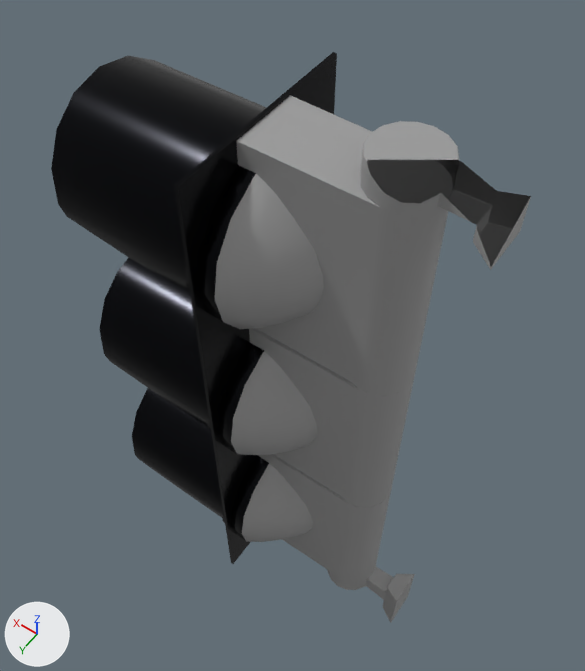
The glTF model GLBFiles/Ampeln/Fussgaengerampel_rot_gruen_Signal_Mast.glb: old version first, new version second.
The view is the same before and after, from a camera (50 mm lens) standing at (-0.144, 0.505, 0.896) and looking at (0.248, -0.044, 0.034). Every picture has the same lights, and +X, +Y and +Z are marked at lower left. The picture after the commit comes second. Everything nearer to the camera than a plane just in front of the edit is cut away. Where no turn or scale is listed for an object, it has been applied to the vertices. Vertices at exactly the same position are counted once.

In view in the first picture: 'BezierCurve.018', 'BezierCurve.019', 'BezierCurve.020', 'Blende.001', 'Blende.002', 'Cube', 'Cube.001', 'Cube.002', 'Masthalterung', 'Sonnenblende', 'Sonnenblende.001', 'Sonnenblende.002' and 2 more.
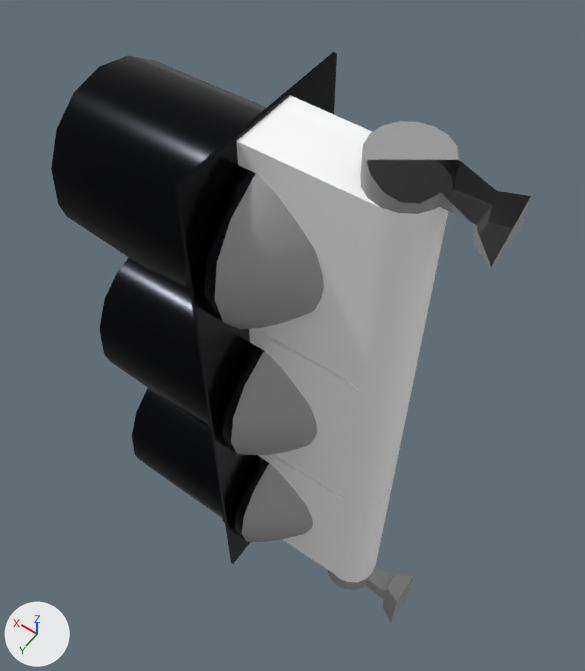
Where the change shows, as pixel boxes [x1, y1, x2, y2] in the pictures (585 x 671 px; the box of a moved part takes in the faces that stretch with it):
part 1 of me_cube_001, moved or reshaped
    both: [237, 95, 382, 582]
part 2 of me_cube_001, recoloured (grey to white)
    both: [236, 141, 448, 582]

Diff of the bpy script that builds the scene:
```diff
--- a/GLBFiles/Ampeln/Fussgaengerampel_rot_gruen_Signal_Mast.glb.py
+++ b/GLBFiles/Ampeln/Fussgaengerampel_rot_gruen_Signal_Mast.glb.py
@@ mat_grau_001 @@
+mat_grau_001 = principled_material('grau.001')
+mat_grau_001.base_color = (1.0, 1.0, 1.0)  # white #ffffff
@@ me_cube_001 @@
 # used by ob_cube_002; location = (0.137, 0.0, 0.354); scale = (1.83, 1.83, 1.83)
-me_cube_001.from_pydata(...)  # 39 vertices, 74 faces; spans x -0.047..0.062, y -0.023..0.023, z -0.118..0.033
+me_cube_001.from_pydata(...)  # 38 vertices, 72 faces; spans x -0.047..0.062, y -0.023..0.023, z -0.118..0.033
+# me_cube_001 part 1
+# 1 vertex is removed from x -0.008, y 0.0, z 0.033
+# 11 faces are deleted
+# 9 new faces join them
+# me_cube_001 part 2: 63 faces spanning x -0.047..0.062, y -0.023..0.023, z -0.118..0.033 switch from mat_grau (picture img_ral_7004_signalgrau) to mat_grau_001 (white #ffffff)
```
